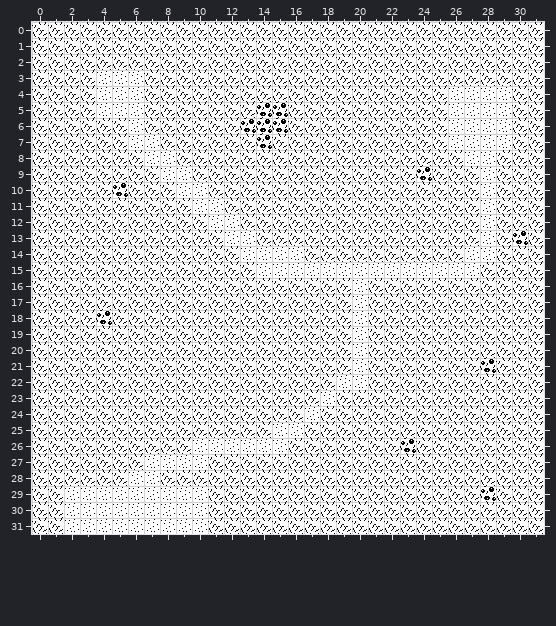
Two versions of a level (Tiled map, design/maps/kelwyd/town.tmx). Above, as it was before the edit.
Cells are 16x16 px. Shown: x 0..31, y 0..31.
After:
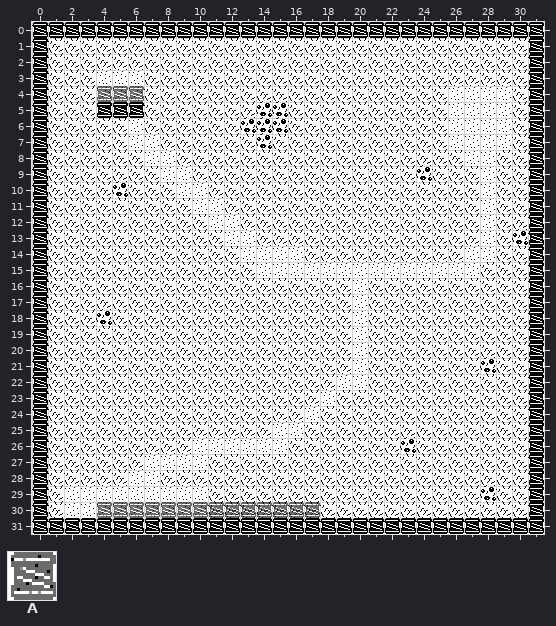
Key: from "tiles": A 3.
_ is an empty cell, . an unchanged one.
Tiles of an added or newly shown layer are drawn over the layers below it.
See-through tiles are keyed as they look on the map.
What changed:
--- layer "Blocking" (added)
@@ x 0..31 @@
- 0 ________________________________
- 1 _.............................._
- 2 _.............................._
- 3 _.............................._
- 4 _.............................._
- 5 _...___........................_
- 6 _.............................._
- 7 _.............................._
- 8 _.............................._
- 9 _.............................._
-10 _.............................._
-11 _.............................._
-12 _.............................._
-13 _.............................._
-14 _.............................._
-15 _.............................._
-16 _.............................._
-17 _.............................._
-18 _.............................._
-19 _.............................._
-20 _.............................._
-21 _.............................._
-22 _.............................._
-23 _.............................._
-24 _.............................._
-25 _.............................._
-26 _.............................._
-27 _.............................._
-28 _.............................._
-29 _.............................._
-30 _.............................._
-31 ________________________________
+ 0 AAAAAAAAAAAAAAAAAAAAAAAAAAAAAAAA
+ 1 A..............................A
+ 2 A..............................A
+ 3 A..............................A
+ 4 A..............................A
+ 5 A...AAA........................A
+ 6 A..............................A
+ 7 A..............................A
+ 8 A..............................A
+ 9 A..............................A
+10 A..............................A
+11 A..............................A
+12 A..............................A
+13 A..............................A
+14 A..............................A
+15 A..............................A
+16 A..............................A
+17 A..............................A
+18 A..............................A
+19 A..............................A
+20 A..............................A
+21 A..............................A
+22 A..............................A
+23 A..............................A
+24 A..............................A
+25 A..............................A
+26 A..............................A
+27 A..............................A
+28 A..............................A
+29 A..............................A
+30 A..............................A
+31 AAAAAAAAAAAAAAAAAAAAAAAAAAAAAAAA
--- layer "Overhead" (added)
@@ x 4..6 @@
- 4 ___
+ 4 AAA
@@ x 4..17 @@
-30 ______________
+30 AAAAAAAAAAAAAA
